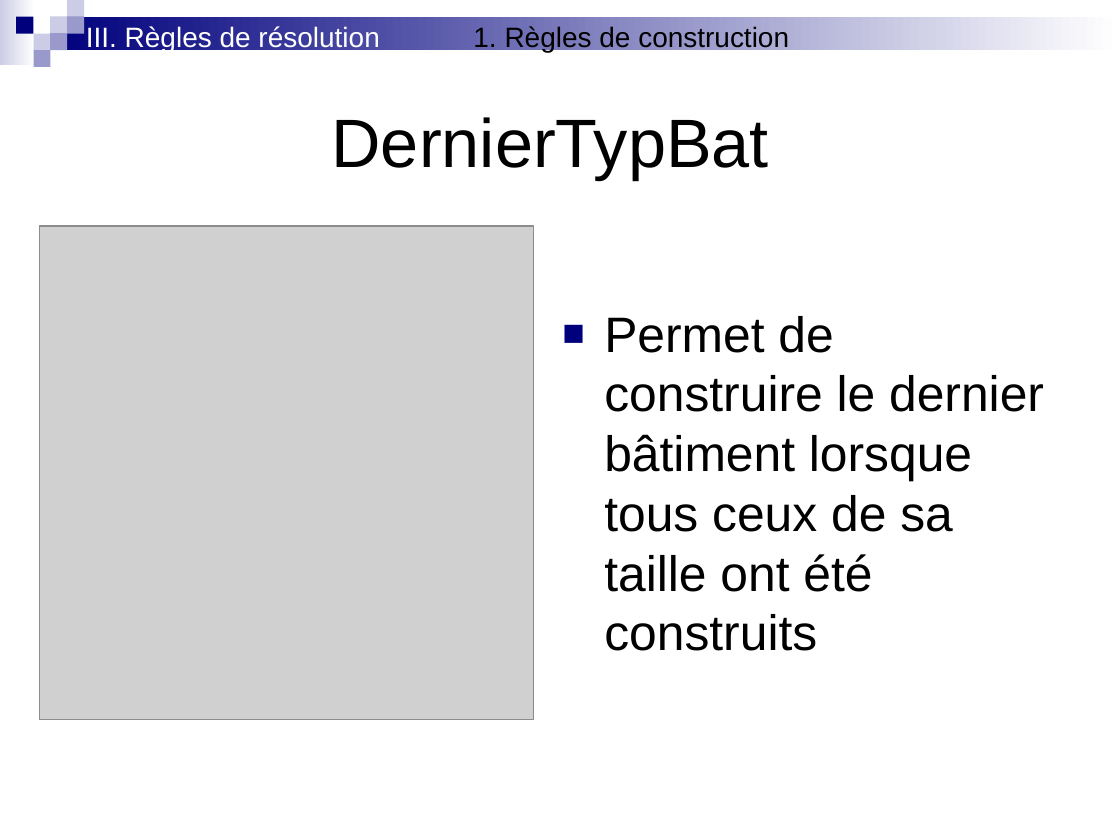
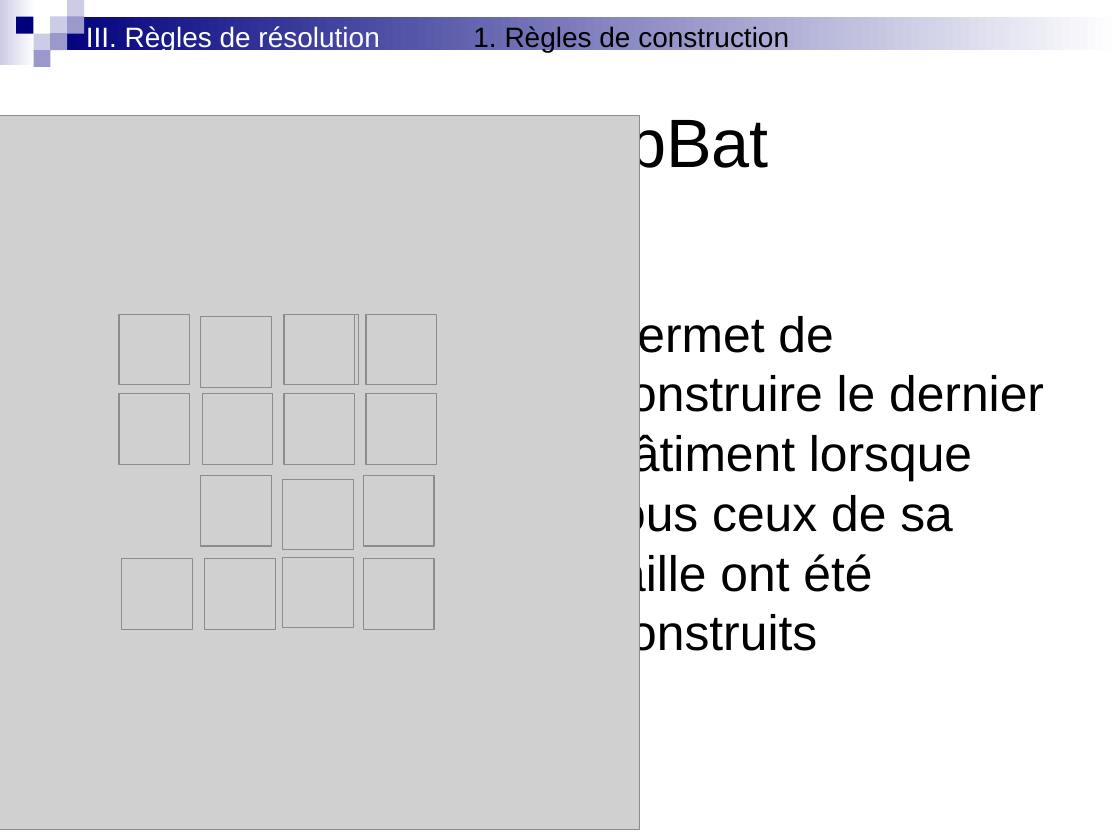
Before and after one commit to roulian/grillprojettuteure, a slide deck: slide 13 of documents/Soutenance 08-04-2010/Oral final.ppt (slide 12 before the commit). Drawn at 1120x840 pixels with LibreOffice and Linux fonts; fonts in the diff are those of the drawing; grey boxes stand for pictures; background and template pictures are left out. Boxes give left, top, right and bottom in pixels: in the first picture for what was removed or moved away, otherwise in the second. Text is boxed around its words. In the diff, an @@ line names an element or a change of style, - is before the commit and + after.

```diff
--- a/documents/Soutenance 08-04-2010/Oral final.ppt
+++ b/documents/Soutenance 08-04-2010/Oral final.ppt
@@ picture: place and size @@
-picture at (39, 226, 533, 720)
+picture at (0, 115, 640, 830)
@@ picture added at (119, 315, 189, 385) @@
@@ picture added at (200, 317, 271, 388) @@
@@ picture added at (284, 315, 355, 385) @@
@@ picture added at (288, 315, 358, 385) @@
@@ picture added at (366, 315, 437, 385) @@
@@ picture added at (119, 393, 189, 464) @@
@@ picture added at (203, 393, 273, 464) @@
@@ picture added at (284, 393, 355, 464) @@
@@ picture added at (366, 393, 437, 464) @@
@@ picture added at (200, 475, 271, 545) @@
@@ picture added at (283, 479, 354, 550) @@
@@ picture added at (363, 475, 433, 545) @@
@@ picture added at (122, 559, 193, 629) @@
@@ picture added at (205, 559, 276, 629) @@
@@ picture added at (283, 558, 354, 628) @@
@@ picture added at (363, 559, 433, 629) @@
```
Also in this commit, not shown: 16 other slides changed, 3 slides added, 1 slide removed.
